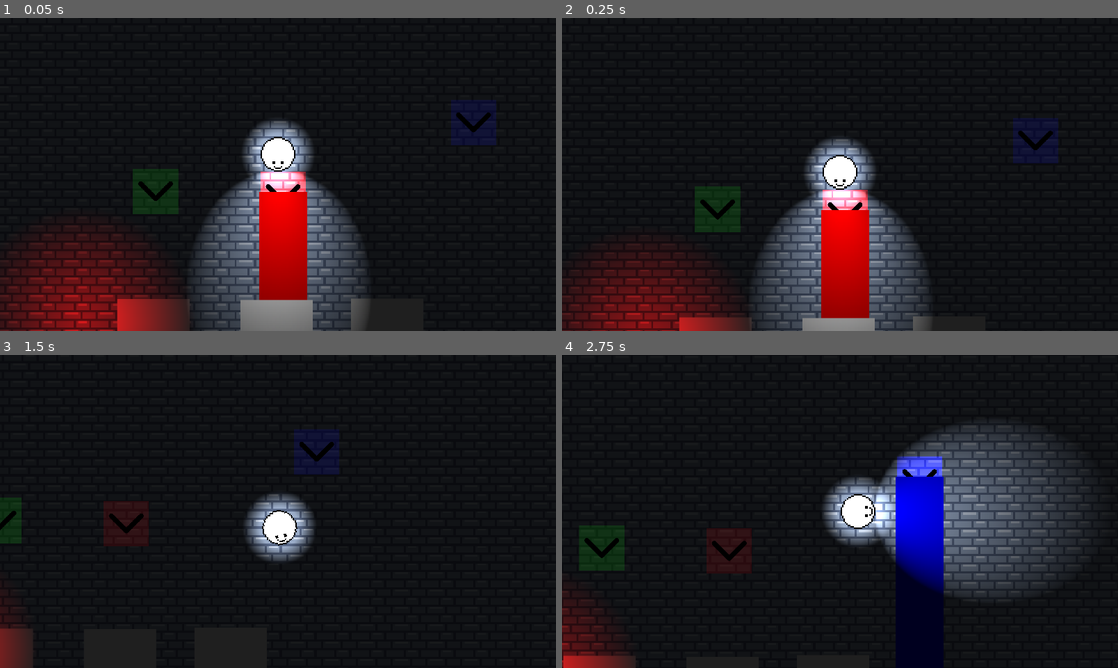
Above: before the commit, frames 1-4 (two rows, left to right).
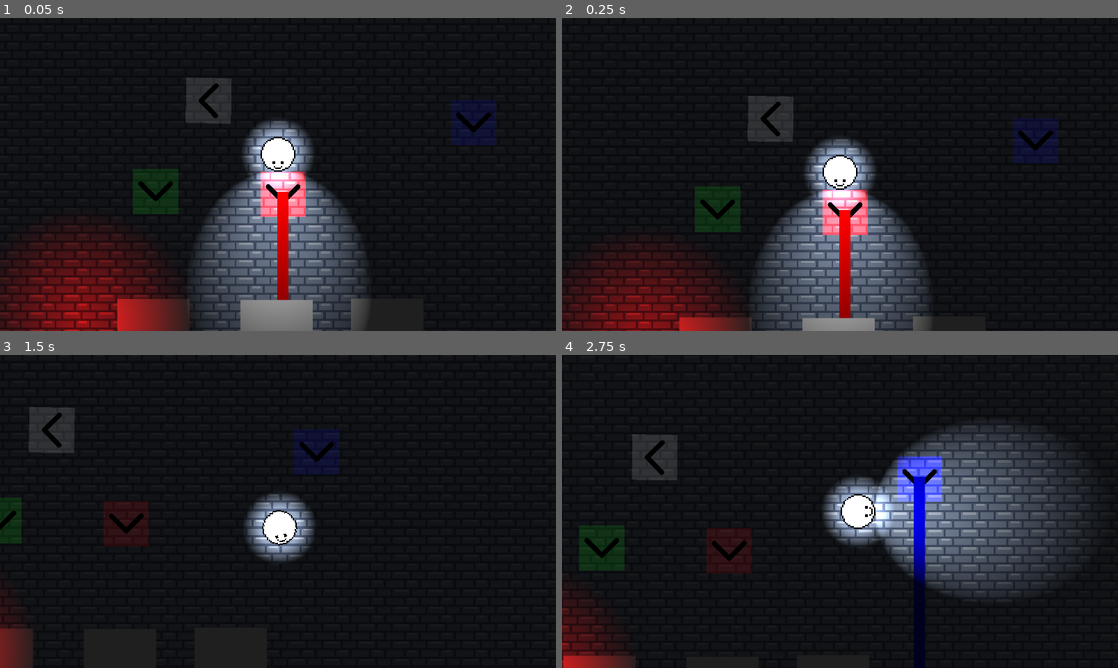
Above: after the commit, the same moments.

Repository: ToumaKamijou/Game-Making-A3
Game: Godot game, scene res://scenes/2D/levels/test_level.tscn
Two runs of this game, one before a commit and one after it. Both use one fixed random seed, a clock stepped at 60 frames per second and the inputs below.
Inputs:
- Up to frame 1 (0.05 s): no input
- Up to frame 2 (0.25 s): no input
- Up to frame 3 (1.5 s): tap Enter at 0.5 s; hold D (move_right) 0.53-1.28 s; hold Space (change_flash_color) 0.53-1.28 s; hold S (move_down) from 1.28 s (still down); tap F (show_flashlight) at 1.35 s
- Up to frame 4 (2.75 s): release S (move_down) at 2.03 s; hold D (move_right) from 2.03 s (still down); tap R at 2.1 s

The runs differ from the first frame. In frame 1, 3.4% of the frame differs, in the area x 33-56%, y 19-91%; in frame 2, 3.4%; in frame 3, 1.0%; in frame 4, 3.4%, in the area x 12-69%, y 25-99%.

Commit message:
white glass showing color of flashlight

Diff:
--- a/a-3-game/scenes/2D/gameplay/laser.tscn
+++ b/a-3-game/scenes/2D/gameplay/laser.tscn
@@ -8,7 +8,7 @@
 [node name="Line2D" type="Line2D" parent="."]
 z_index = 10
 points = PackedVector2Array(0, -1, 0, 42)
-width = 20.97
+width = 5.0
 default_color = Color(0.8534464, 0.0005975914, 0.85694593, 1)
 
 [node name="RayCast2D" type="RayCast2D" parent="."]
--- a/a-3-game/scenes/2D/levels/test_level.tscn
+++ b/a-3-game/scenes/2D/levels/test_level.tscn
@@ -90,6 +90,10 @@
 position = Vector2(1229.9999, 448.99997)
 _color_type = 3
 
+[node name="LightSquare4" parent="SubViewportContainer/SubViewport/Laserblocks" instance=ExtResource("7_3g276")]
+position = Vector2(863.99994, 418.99997)
+rotation = 1.5865043
+
 [node name="Display" type="Control" parent="."]
 layout_mode = 3
 anchors_preset = 0
--- a/a-3-game/scripts/2D/gameplay/light_square.gd
+++ b/a-3-game/scripts/2D/gameplay/light_square.gd
@@ -1,7 +1,6 @@
 extends StaticBody2D
 
 const LASER_SCENE = preload("res://scenes/2D/gameplay/laser.tscn")
-enum BlockColor { RED, GREEN, BLUE }
 
 @onready var laser_origin: Node2D = $LaserOrigin
 @onready var mesh: MeshInstance2D = $Mesh2D
@@ -13,53 +12,69 @@
 			var previous_group := get_groups()
 			for i in previous_group:
 				remove_from_group(i)
+			# Make sure all prismas are in the "Prisma" group for easy finding
+			add_to_group("Prisma")
 			var new_group := Global.change_color_group(value)
 			if new_group != "":
 				add_to_group(new_group)
 
-# Keep a reference to the laser so we can destroy it later
 var _laser_instance: Node2D = null
 
-# Using your Global script's color enum is more consistent
+# --- NEW VARIABLE ---
+# This will temporarily store the color of the flashlight shining on us.
+var _incoming_light_color: Global.LIGHT_COLOR = Global.LIGHT_COLOR.WHITE
+
 const COLOR_MAP = {
+	Global.LIGHT_COLOR.WHITE: Color.WHITE,
 	Global.LIGHT_COLOR.RED: Color.RED,
 	Global.LIGHT_COLOR.GREEN: Color.GREEN,
 	Global.LIGHT_COLOR.BLUE: Color.BLUE,
 }
 
 func _ready():
-	# Make sure the color is set visually when the game starts
 	if COLOR_MAP.has(_color_type):
 		mesh.modulate = COLOR_MAP[_color_type]
+	if not is_in_group("Prisma"):
+		add_to_group("Prisma")
+
+# --- NEW FUNCTION ---
+# The player will call this function right before calling change_lit_status.
+# --- THIS IS THE KEY CHANGE ---
+func set_incoming_light_color(color: Global.LIGHT_COLOR) -> void:
+	# First, store the new incoming color. This is important for when
+	# the laser is first created.
+	_incoming_light_color = color
+
+	# NEW LOGIC: If a laser already exists, update its color immediately.
+	if is_instance_valid(_laser_instance):
+		var final_laser_color: Color
+		if _color_type == Global.LIGHT_COLOR.WHITE:
+			final_laser_color = COLOR_MAP.get(_incoming_light_color, Color.BLACK)
+			_laser_instance.set_laser_color(final_laser_color)
 
 var lit = false:
 	set(value):
-		# If the light is shining on the prisma
 		if value:
-			print("Activating Laser")
-			# And if a laser doesn't already exist, create one
 			if not is_instance_valid(_laser_instance):
-				# --- THIS IS THE CORRECTED ORDER ---
-
-				# 1. Create the instance in memory
 				_laser_instance = LASER_SCENE.instantiate()
-
-				# 2. Add it to the scene tree. THIS IS THE KEY STEP.
-				#    This triggers the laser's _ready() and sets its @onready vars.
 				add_child(_laser_instance)
 
-				# 3. NOW that it's in the tree, it's safe to position it and call its functionss.
 				_laser_instance.global_position = laser_origin.global_position
 				_laser_instance.global_rotation = laser_origin.global_rotation
+				_laser_instance.get_node("RayCast2D").add_exception(self)
 
-				# Set the laser's color to be the same as the prisma's color
-				var prisma_color = COLOR_MAP.get(_color_type, Color.WHITE) # Use .get() for safety
-				_laser_instance.set_laser_color(prisma_color)
+				# --- THE CORE NEW LOGIC ---
+				var final_laser_color: Color
 
-		# If the light is NOT shining on the prisma
+				# If this prisma is WHITE, use the stored incoming light color.
+				if _color_type == Global.LIGHT_COLOR.WHITE:
+					final_laser_color = COLOR_MAP.get(_incoming_light_color, Color.BLACK)
+				# Otherwise (if this is a colored prisma), use its own color.
+				else:
+					final_laser_color = COLOR_MAP.get(_color_type, Color.BLACK)
+
+				_laser_instance.set_laser_color(final_laser_color)
 		else:
-			print("Deactivating Laser")
-			# And a laser currently exists, destroy it
 			if is_instance_valid(_laser_instance):
 				_laser_instance.queue_free()
 				_laser_instance = null
--- a/a-3-game/scripts/2D/player/player.gd
+++ b/a-3-game/scripts/2D/player/player.gd
@@ -55,13 +55,33 @@
 			if collided == null:
 				continue
 
-			# --- NEW LOGIC FOR PRISMA GLASS ---
-			# Check if the object is a prisma AND the flashlight is white
-			if collided.is_in_group("Prisma") and flash_color == 0:
-				print("test")
-				collided.change_lit_status(true)
-				current_collisions.append(collided)
-				continue # Skip to the next object, we're done with this one
+			## --- NEW LOGIC FOR PRISMA GLASS ---
+			## Check if the object is a prisma AND the flashlight is white
+			#if collided.is_in_group("Prisma") and flash_color == 0:
+				#print("test")
+				#collided.change_lit_status(true)
+				#current_collisions.append(collided)
+				#continue # Skip to the next object, we're done with this one
+						# --- REVISED PRISMA LOGIC ---
+			if collided.is_in_group("Prisma"):
+				var prisma_color_type = collided._color_type
+				var activate = false
+
+				# Condition 1: WHITE light hits a COLORED prisma
+				if flash_color == Global.LIGHT_COLOR.WHITE and prisma_color_type != Global.LIGHT_COLOR.WHITE:
+					activate = true
+
+				# Condition 2: COLORED light hits a WHITE prisma
+				elif flash_color != Global.LIGHT_COLOR.WHITE and prisma_color_type == Global.LIGHT_COLOR.WHITE:
+					# Inform the prisma of our color BEFORE activating it
+					collided.set_incoming_light_color(flash_color)
+					activate = true
+
+				if activate:
+					collided.change_lit_status(true)
+					current_collisions.append(collided)
+
+				continue # We're done with this object, move to the next one
 
 			var color_match := false
 			if collided.is_in_group("Red") and collided.is_in_group("Wall") and flash_color == 1:
